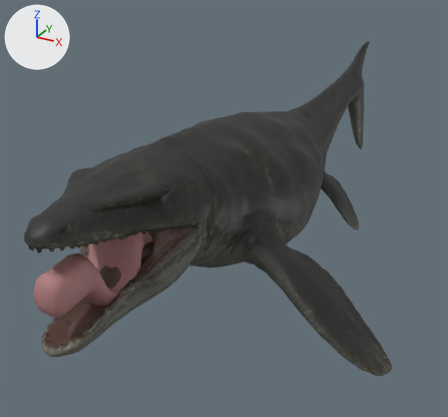
Renders of the glTF model public/assets/triassic/creatures/mosasaurus.glb from each side of a commit.
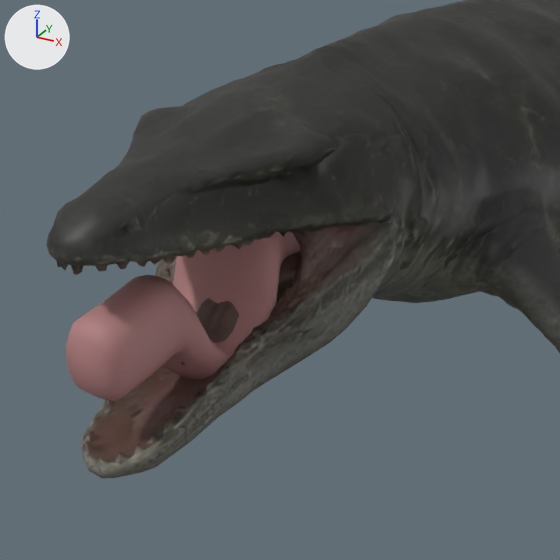
There are two pictures of each version: one whole from a camera (50 mm lens) standing at (1.92, -3.71, 1.72) and looking at (-0.28, 0.28, -0.27), one close up on the part from 0% to 64% of the width and 27% to 96% of the height. Every picture has the same lights, and +X, +Y and +Z are marked at upper left. The last two pictures show the newer version. Vertices at exactly the same position are counted once.

Objects in the first close-up: 'Mosasaurus authored body', 'Mosasaurus authored body lower jaw', 'Oral cavity lining'.
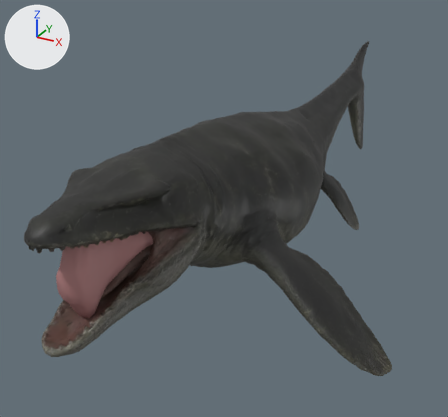
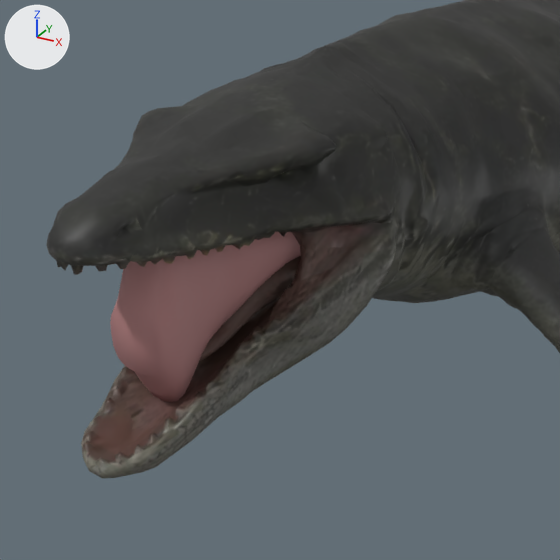
Changed parts and their boxes [x1, y1, x2, y2] in the close-ups (560 x 560 px; the box of a moved part takes in the faces that stretch with it):
'Oral cavity lining', reshaped (18% narrower)
    before: [66, 232, 300, 401]
    after: [110, 232, 301, 402]
part 1 of me_tripo_mesh_27a0a871_835d_43b7_ac9b_8a70683a69e1, deleted
    before: [196, 298, 239, 343]
part 2 of me_tripo_mesh_27a0a871_835d_43b7_ac9b_8a70683a69e1, deleted (mostly hidden)
    before: [156, 270, 174, 284]
part 3 of me_tripo_mesh_27a0a871_835d_43b7_ac9b_8a70683a69e1_003, moved or reshaped
    before: [155, 248, 318, 388]
    after: [199, 248, 318, 388]

The change, as a list of edits to the scene's bpy script:
```text
Change me_tripo_mesh_27a0a871_835d_43b7_ac9b_8a70683a69e1:
    used by ob_mosasaurus_authored_body; location = (0.0, 0.0, 0.0)
    remove me_tripo_mesh_27a0a871_835d_43b7_ac9b_8a70683a69e1.from_pydata(...)  # 9440 vertices, 18538 faces; spans x -1.22..1.31, y -1.96..3.03, z -0.94..0.69
    add me_tripo_mesh_27a0a871_835d_43b7_ac9b_8a70683a69e1.from_pydata(...)  # 9065 vertices, 17972 faces; spans x -1.22..1.31, y -1.96..3.03, z -0.94..0.69
    me_tripo_mesh_27a0a871_835d_43b7_ac9b_8a70683a69e1 part 1: the loose piece of 115 vertices spanning x -0.11..0.08, y -1.6..-1.4, z -0.01..0.16 is deleted
    me_tripo_mesh_27a0a871_835d_43b7_ac9b_8a70683a69e1 part 2: the loose piece of 112 vertices spanning x -0.27..-0.1, y -1.6..-1.41, z -0.01..0.13 is deleted
    other edits to the shape of me_tripo_mesh_27a0a871_835d_43b7_ac9b_8a70683a69e1 do not show in these pictures
Change me_tripo_mesh_27a0a871_835d_43b7_ac9b_8a70683a69e1_003:
    used by ob_mosasaurus_authored_body_lower_jaw; location = (0.0, 0.0, 0.0)
    remove me_tripo_mesh_27a0a871_835d_43b7_ac9b_8a70683a69e1_003.from_pydata(...)  # 1257 vertices, 2178 faces; spans x -0.384..0.353, y -1.971..-1.051, z -0.162..0.259
    add me_tripo_mesh_27a0a871_835d_43b7_ac9b_8a70683a69e1_003.from_pydata(...)  # 1275 vertices, 2392 faces; spans x -0.384..0.353, y -1.971..-1.051, z -0.162..0.259
    me_tripo_mesh_27a0a871_835d_43b7_ac9b_8a70683a69e1_003 part 3: 12 vertices moved from x -0.265..0.243, y -1.595..-1.314, z 0.019..0.259 to x -0.257..0.243, y -1.594..-1.315, z 0.021..0.259; 168 vertices removed from x -0.269..0.249, y -1.602..-1.396, z -0.011..0.158; 186 vertices added at x -0.259..0.239, y -1.597..-1.407, z -0.005..0.144
    other edits to the shape of me_tripo_mesh_27a0a871_835d_43b7_ac9b_8a70683a69e1_003 do not show in these pictures
Change me_oral_cavity_lining:
    used by ob_oral_cavity_lining; location = (0.0, 0.0, 0.0)
    remove me_oral_cavity_lining.from_pydata(...)  # 720 vertices, 1436 faces; spans x -0.197..0.148, y -1.941..-0.941, z -0.073..0.371
    add me_oral_cavity_lining.from_pydata(...)  # 720 vertices, 1436 faces; spans x -0.222..0.185, y -1.781..-0.941, z -0.077..0.412
    me_oral_cavity_lining part 4: 720 of 720 vertices moved; they spanned x -0.197..0.148, y -1.941..-0.941, z -0.073..0.371 and now span x -0.222..0.185, y -1.781..-0.941, z -0.077..0.412; mean shift (-0.001, 0.08, 0.049)
```
